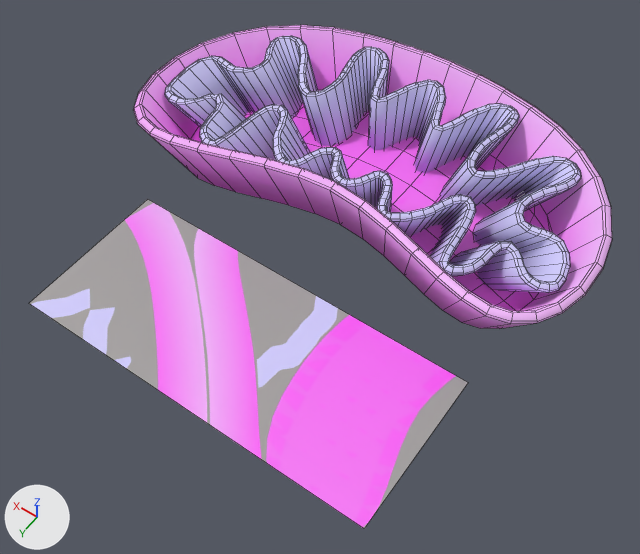
The FBX model Assets/3D Asset/clarkathome/Environtment/V2/Asset/mitochondria.fbx: old version first, new version second.
Rendered twice from a 50 mm lens placed at (-0.0552, 0.0697, 0.0808), pointed at (-0.0184, 0.0182, -0.0001). Lighting does not change. The marker at lower left points along +X, +Y and +Z. Mesh edges are drawn as thin lines. Where no turn or scale is listed for an object, it has been applied to the vertices.

The first picture shows 'mitochondria', 'mitochondria text'.
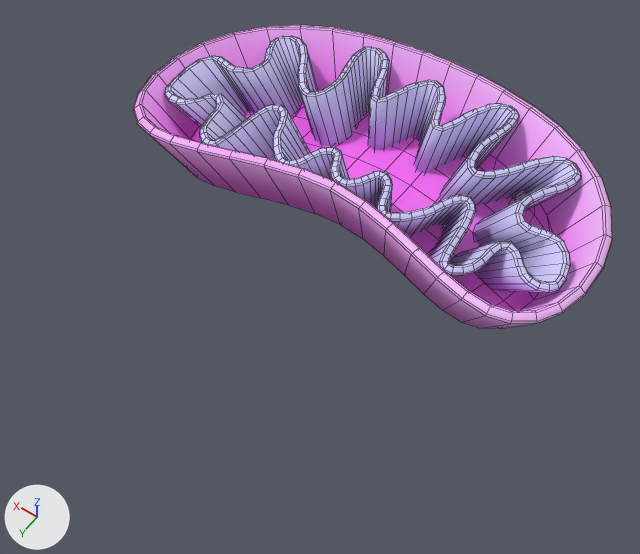
Pixel boxes (x1, y1, x2, y2) of what changed, in the pictures (640 x 554 px):
```json
{"object": "mitochondria", "change": "surface changed", "before": [160, 94, 585, 327], "after": [160, 94, 585, 327]}
{"object": "mitochondria text", "change": "deleted", "before": [29, 199, 468, 528]}
```

The change, as JSON lines over the scene's bpy script:
```json
{"op": "set", "path": "mat_mitochondria.texture", "old": "img_mitochondria_png", "new": "img_mitochondria_png", "note": "with its transparency -> not seen"}
{"op": "remove", "block": "ob_mitochondria_text", "code": ["ob_mitochondria_text = bpy.data.objects.new('mitochondria text', me_plane)", "ob_mitochondria_text.location = (-0.017, 0.0308, 0.0005)"]}
```
